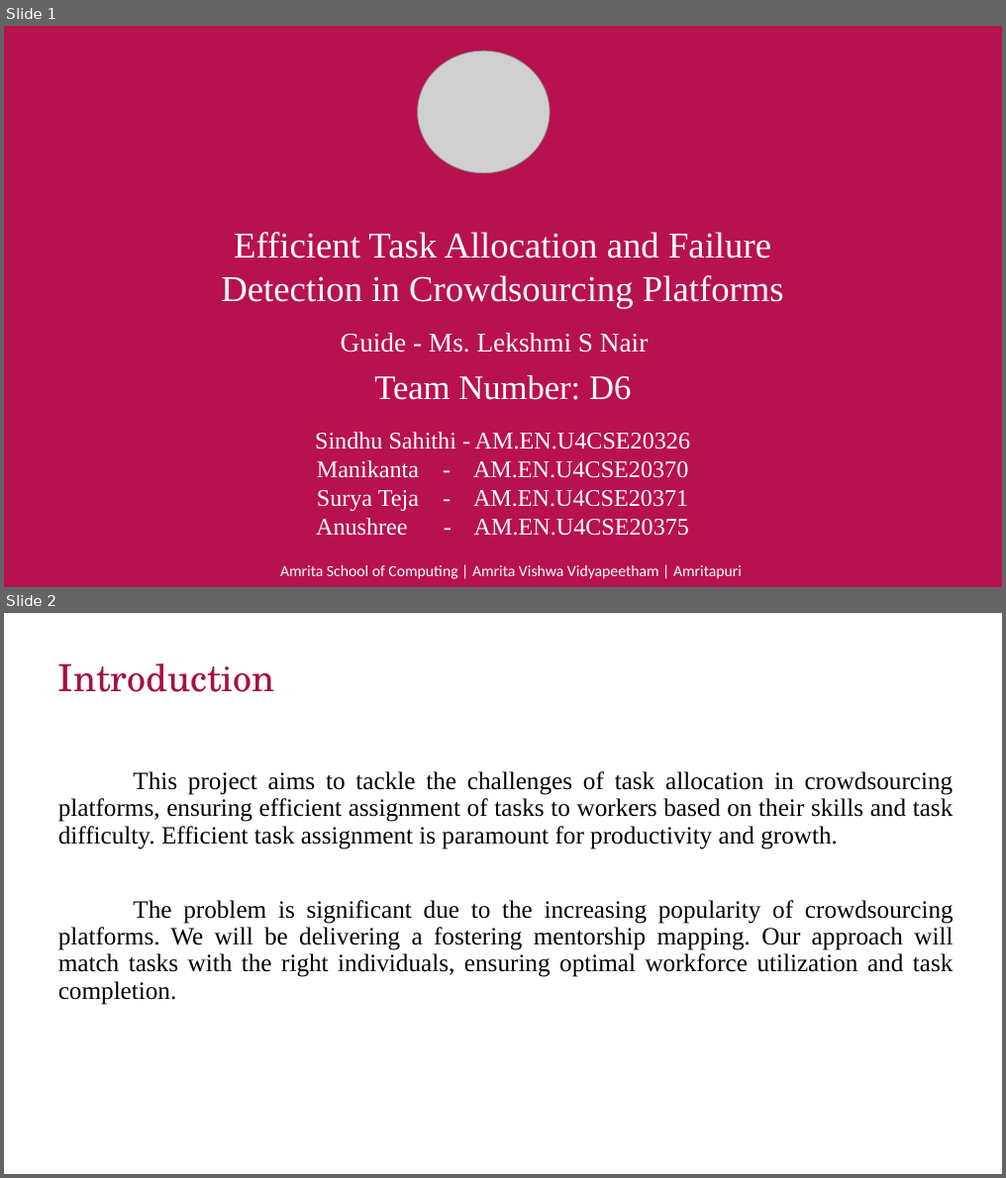
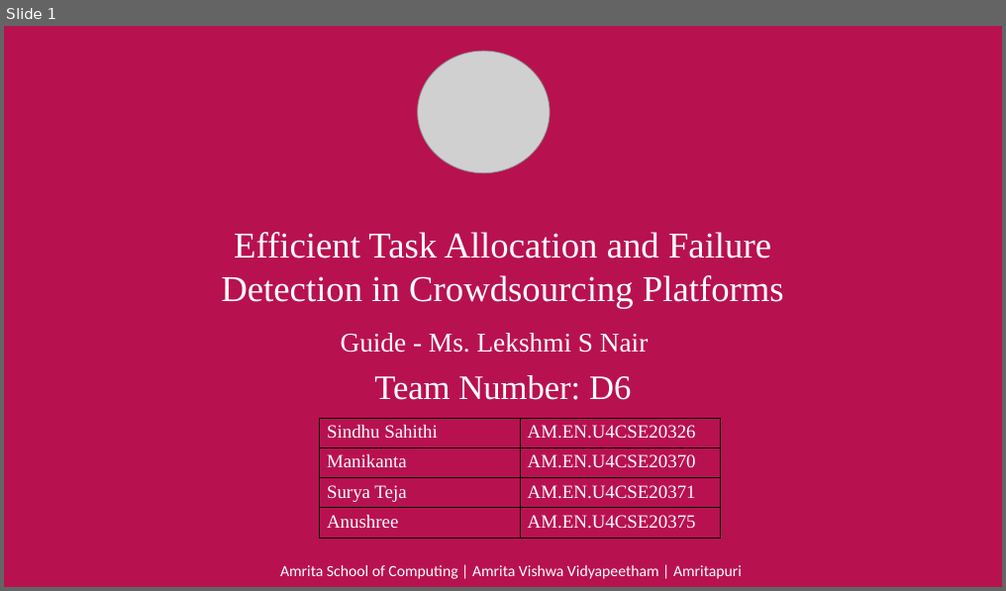
Before and after one commit to manikantathota23/Effective-Task-Allocation-and-Failure-detection, a slide deck: Documentation/First_review_D6.pptx. Shown one above the other, each under a label of ours: slides 1 and 2 before the commit, slide 1 after it. The pictures are 1006x1178 and 1006x591 pixels, drawn with LibreOffice and Linux fonts; fonts in the diff are those of the drawing; grey boxes stand for pictures; background and template pictures are left out. Boxes give left, top, right and bottom in pixels: in the first picture for what was removed or moved away, otherwise in the second. Text is boxed around its words. In the diff, an @@ line names an element or a change of style, - is before the commit and + after.

```diff
--- a/Documentation/First_review_D6.pptx
+++ b/Documentation/First_review_D6.pptx
@@ slide 2 removed at (4, 613, 1002, 1174), background #FFFFFF @@
@@ title removed at (58, 663, 275, 692) @@
-Introduction
@@ text removed at (58, 771, 953, 1005) @@
-This project aims to tackle the challenges of task allocation in crowdsourcing platforms, ensuring efficient assignment of tasks to workers based on their skills and task difficulty. Efficient task assignment is paramount for productivity and growth.
-The problem is significant due to the increasing popularity of crowdsourcing platforms. We will be delivering a fostering mentorship mapping. Our approach will match tasks with the right individuals, ensuring optimal workforce utilization and task completion.
@@ slide 1 changed as well @@
@@ text at (315, 432, 690, 536): paragraphs removed @@
-Sindhu Sahithi - AM.EN.U4CSE20326
-Manikanta - AM.EN.U4CSE20370
-Surya Teja - AM.EN.U4CSE20371
-Anushree - AM.EN.U4CSE20375
@@ table added at (319, 418, 721, 538), 4 rows, 2 columns @@
+Sindhu Sahithi | AM.EN.U4CSE20326
+Manikanta | AM.EN.U4CSE20370
+Surya Teja | AM.EN.U4CSE20371
+Anushree | AM.EN.U4CSE20375
```
Also in this commit, not shown: 4 other slides changed, 15 slides added, 10 other slides removed, 2 other files.
